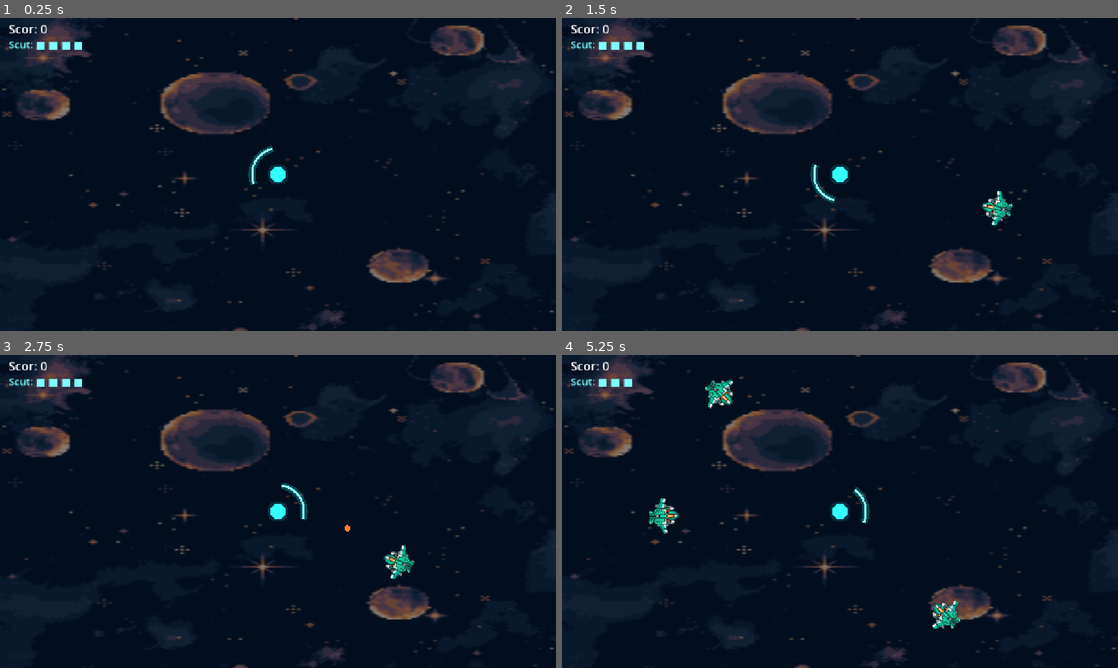
Above: before the commit, frames 1-4 (two rows, left to right).
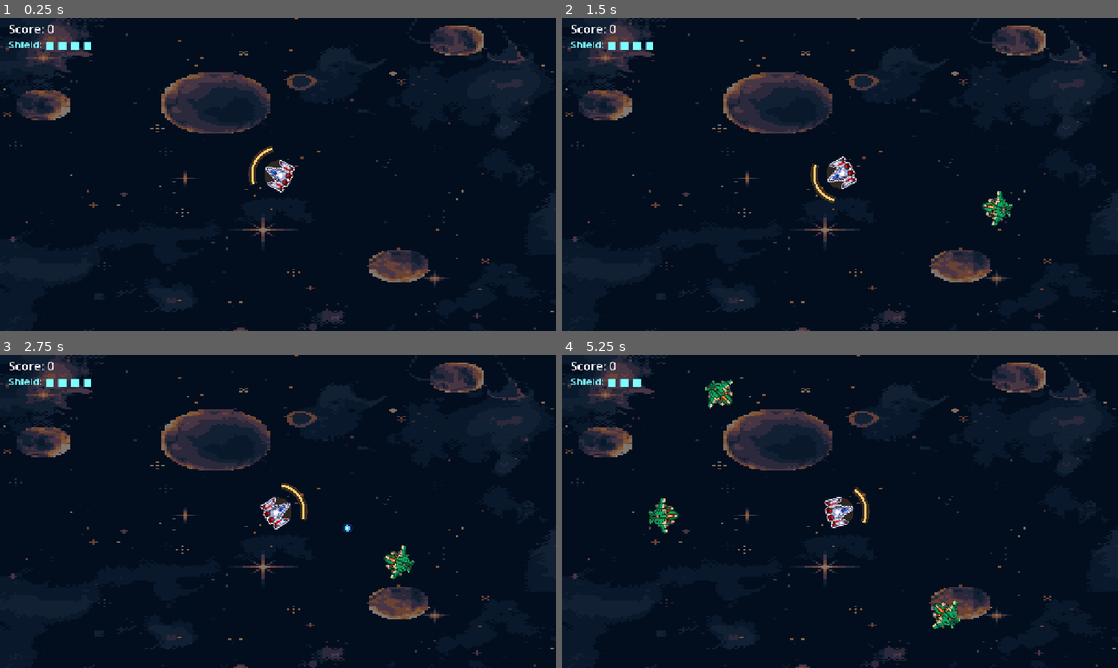
Above: after the commit, the same moments.

Repository: saracraciun10/hackaton
Game: Godot game, scene res://main.tscn
The game is run twice, just before and just after one commit, with the same random seed, the same clock (stepped at 60 frames per second) and the same inputs.
Inputs (mouse positions are in pixels of both pictures, inside the frame that each line leads up to):
- Up to frame 1 (0.25 s): no input
- Up to frame 2 (1.5 s): move the mouse to (962, 158) at 0.52 s; hold Right 0.53-1.28 s; hold R 0.53-1.28 s; move the mouse to (728, 190) at 1.27 s; hold Left from 1.28 s (still down); tap R at 1.35 s
- Up to frame 3 (2.75 s): move the mouse to (333, 442) at 2.02 s; release Left at 2.03 s; hold Right from 2.03 s (still down); hold R from 2.03 s (still down)
- Up to frame 4 (5.25 s): move the mouse to (812, 574) at 2.77 s; release R at 2.78 s; tap R at 2.85, 4.35 s; move the mouse to (1006, 558) at 3.52 s; release Right at 3.53 s; hold R 3.53-4.28 s; hold Left from 3.53 s (still down); move the mouse to (673, 464) at 4.27 s; move the mouse to (867, 511) at 5.02 s; hold R from 5.03 s (still down)

The runs differ from the first frame. In frame 1, 2.3% of the frame differs, in the area x 0-100%, y 0-100%; in frame 2, 2.5%; in frame 3, 2.6%; in frame 4, 3.1%.

Commit message:
update 4

Diff:
--- a/main.gd
+++ b/main.gd
@@ -7,18 +7,27 @@
 const ENEMY_RING := 300.0
 const MAX_ARC := 100.0   # grade, scutul complet
 const MIN_ARC := 30.0    # sub asta = game over
-
+const COL_PLAYER := Color(1.0, 0.85, 0.5)
+const COL_PLAYER_GLOW := Color(1.0, 0.6, 0.2, 0.18)
+const COL_SHIELD := Color(1.0, 0.82, 0.45)
+const COL_SHIELD_GLOW := Color(1.0, 0.55, 0.15, 0.25)
+const COL_BULLET := Color(0.3, 0.75, 1.0)
+const COL_BULLET_OUTLINE := Color(0.02, 0.05, 0.2)
+const COL_LASER := Color(1.0, 0.96, 0.75)
+const COL_LASER_GLOW := Color(1.0, 0.6, 0.2, 0.4)
+const COL_SHOCK := Color(1.0, 0.6, 0.25, 0.7)
+const COL_UI := Color(1.0, 0.92, 0.75)
 var center := Vector2(640, 360)
 var shield_angle := 0.0
 var shield_arc := deg_to_rad(MAX_ARC)
-
+const COL_GAMEOVER := Color(1.0, 0.85, 0.3)
 var enemies: Array = []   # {angle, dist, base_dist, shoot_t, stun}
 var bullets: Array = []   # {pos, vel, reflected}
 var score := 0
 var game_over := false
 var spawn_t := 1.0
 var time_alive := 0.0
-
+var player_tex: Texture2D = preload("res://assets/player.png")
 var shock_active := false
 var shock_r := 0.0
 var flash := 0.0
@@ -153,26 +162,30 @@
 func _draw() -> void:
 	draw_texture_rect(bg, Rect2(Vector2.ZERO, get_viewport_rect().size), false, Color(1, 1, 1, 0.5))
 	if flash > 0.0:
-		draw_rect(get_viewport_rect(), Color(1, 0.1, 0.1, flash * 0.25))
+		draw_rect(get_viewport_rect(), Color(1.0, 0.8, 0.3, flash * 0.25))
 
 	# unda de soc
 	if shock_active:
-		draw_arc(center, shock_r, 0, TAU, 96, Color(1, 0.5, 0.2, 0.7), 4.0)
+		draw_arc(center, shock_r, 0, TAU, 96, COL_SHOCK, 4.0)
 
 	# jucator
-	draw_circle(center, PLAYER_R + 6.0, Color(0.1, 0.9, 1.0, 0.15))
-	draw_circle(center, PLAYER_R, Color(0.2, 1.0, 1.0))
+	# jucator (nava)
+	draw_circle(center, PLAYER_R + 14.0, COL_PLAYER_GLOW)   # lumina din jurul navei (optional)
+	var ship_ang: float = shield_angle + PI / 2.0
+	draw_set_transform(center, ship_ang, Vector2(0.6, 0.6))
+	draw_texture(player_tex, -player_tex.get_size() / 2.0)
+	draw_set_transform(Vector2.ZERO, 0.0, Vector2.ONE)
 
 	# scut (cu "glow")
 	var a0: float = shield_angle - shield_arc / 2.0
 	var a1: float = shield_angle + shield_arc / 2.0
-	draw_arc(center, SHIELD_R, a0, a1, 32, Color(0.0, 1.0, 1.0, 0.25), 16.0)
-	draw_arc(center, SHIELD_R, a0, a1, 32, Color(0.6, 1.0, 1.0), 5.0)
+	draw_arc(center, SHIELD_R, a0, a1, 32, COL_SHIELD_GLOW, 16.0)
+	draw_arc(center, SHIELD_R, a0, a1, 32,COL_SHIELD, 5.0)
 
 	# inamici (romburi magenta)
 	for e in enemies:
 		var p: Vector2 = center + Vector2.from_angle(e["angle"]) * e["dist"]
-		var tint := Color.WHITE
+		var tint := Color(1.0, 0.8, 0.6)
 		if e["stun"] > 0.0:
 			tint = Color(0.5, 0.5, 0.5)   # gri cand e amortit de unda de soc
 		# rotim nava cu fata spre jucator
@@ -185,21 +198,24 @@
 	for b in bullets:
 		if b["reflected"]:
 			var tail: Vector2 = b["pos"] - b["vel"].normalized() * 60.0
-			draw_line(tail, b["pos"], Color(1, 1, 0.4, 0.4), 12.0)
-			draw_line(tail, b["pos"], Color(1, 1, 1), 5.0)
+			draw_line(tail, b["pos"], COL_LASER_GLOW, 12.0)
+			draw_line(tail, b["pos"], COL_LASER, 5.0)
 		else:
-			draw_circle(b["pos"], 7.0, Color(1.0, 0.5, 0.2))
+			draw_circle(b["pos"], 11.0, Color(0.3, 0.75, 1.0, 0.25))   # glow
+			draw_circle(b["pos"], 9.0, COL_BULLET_OUTLINE)
+			draw_circle(b["pos"], 7.0, COL_BULLET)
+			draw_circle(b["pos"], 3.0, Color(0.9, 1.0, 1.0))           # miez luminos
 
 	# interfata
 	var font: Font = ThemeDB.fallback_font
-	draw_string(font, Vector2(20, 36), "Scor: %d" % score, HORIZONTAL_ALIGNMENT_LEFT, -1, 28, Color.WHITE)
+	draw_string(font, Vector2(20, 36), "Score: %d" % score, HORIZONTAL_ALIGNMENT_LEFT, -1, 28, Color.WHITE)
 	var lives: int = int((rad_to_deg(shield_arc) - MIN_ARC) / 18.0) + 1
-	draw_string(font, Vector2(20, 70), "Scut: " + "■ ".repeat(maxi(lives, 0)), HORIZONTAL_ALIGNMENT_LEFT, -1, 24, Color(0.5, 1, 1))
+	draw_string(font, Vector2(20, 70), "Shield: " + "■ ".repeat(maxi(lives, 0)), HORIZONTAL_ALIGNMENT_LEFT, -1, 24, Color(0.5, 1, 1))
 
 	if game_over:
 		var sz: Vector2 = get_viewport_rect().size
-		draw_string(font, Vector2(0, sz.y / 2 - 20), "GAME OVER", HORIZONTAL_ALIGNMENT_CENTER, sz.x, 64, Color(1, 0.3, 0.3))
-		draw_string(font, Vector2(0, sz.y / 2 + 30), "Scor final: %d  -  apasa R pentru restart" % score, HORIZONTAL_ALIGNMENT_CENTER, sz.x, 28, Color.WHITE)
+		draw_string(font, Vector2(0, sz.y / 2 - 20), "GAME OVER", HORIZONTAL_ALIGNMENT_CENTER, sz.x, 64, COL_GAMEOVER)
+		draw_string(font, Vector2(0, sz.y / 2 + 30), "Final score: %d  -  Press R to restart" % score, HORIZONTAL_ALIGNMENT_CENTER, sz.x, 28, Color.WHITE)
 
 
 # --- FUNCTIILE DE LEGATURA CU QUIZMANAGER ---
--- a/project.godot
+++ b/project.godot
@@ -22,8 +22,12 @@
 
 window/size/viewport_width=1280
 window/size/viewport_height=720
+window/size/window_width_override=1600
+window/size/window_height_override=900
+window/hdr/request_hdr_output=true
 window/stretch/mode="canvas_items"
 
 [rendering]
 
+textures/canvas_textures/default_texture_filter=0
 environment/defaults/default_clear_color=Color(0.02, 0.02, 0.07, 1)
--- a/questions.gd
+++ b/questions.gd
@@ -28,7 +28,7 @@
 func _ready() -> void:
 	# IMPORTANT: Permite acestui meniu să funcționeze chiar și când jocul este pus pe pauză!
 	process_mode = Node.PROCESS_MODE_ALWAYS
-
+	stilizeaza_ui()
 	submit_button.pressed.connect(check_answer)
 	answer_input.text_submitted.connect(_on_text_submitted)
 	revive_button.pressed.connect(_on_revive_pressed)
@@ -38,6 +38,8 @@
 	ascunde_tot()
 
 func ascunde_tot() -> void:
+	if dim:
+		dim.hide()
 	question_label.hide()
 	answer_input.hide()
 	submit_button.hide()
@@ -47,8 +49,8 @@
 # 1. Această funcție se apelează din main.gd când moare jucătorul
 func arata_optiune_bounce_back() -> void:
 	get_tree().paused = true # Punem inamicii pe pauză cât timp jucătorul alege
-
-	question_label.text = "Scutul a fost distrus! Ce alegi?"
+	dim.show()
+	question_label.text = "The shield was destroyed. What do you choose?"
 	question_label.show()
 	revive_button.show()
 	game_over_button.show()
@@ -106,3 +108,74 @@
 		ascunde_tot()
 		get_tree().paused = false
 		joc_terminat_definitiv.emit()
+	var hbox := HBoxContainer.new()
+var dim: ColorRect   # fundalul întunecat din spatele meniului
+
+func stilizeaza_ui() -> void:
+	var bold_font := FontVariation.new()
+	bold_font.base_font = ThemeDB.fallback_font
+	bold_font.variation_embolden = 0.8
+
+	# strat separat, deasupra jocului
+	var layer := CanvasLayer.new()
+	layer.layer = 10
+	add_child(layer)
+
+	# fundal întunecat, ca textul să se citească bine
+	dim = ColorRect.new()
+	dim.color = Color(0.03, 0.02, 0.08, 0.7)
+	dim.set_anchors_preset(Control.PRESET_FULL_RECT)
+	layer.add_child(dim)
+
+	# containerul care centrează tot ce e în el
+	var center_box := CenterContainer.new()
+	center_box.set_anchors_preset(Control.PRESET_FULL_RECT)
+	layer.add_child(center_box)
+
+	var vbox := VBoxContainer.new()
+	vbox.custom_minimum_size = Vector2(900, 0)
+	vbox.add_theme_constant_override("separation", 28)
+	center_box.add_child(vbox)
+
+	# --- întrebarea ---
+	question_label.reparent(vbox)
+	question_label.add_theme_font_override("font", bold_font)
+	question_label.add_theme_font_size_override("font_size", 44)
+	question_label.add_theme_color_override("font_color", Color(1.0, 0.92, 0.75))
+	question_label.add_theme_color_override("font_outline_color", Color(0.05, 0.02, 0.1))
+	question_label.add_theme_constant_override("outline_size", 8)
+	question_label.horizontal_alignment = HORIZONTAL_ALIGNMENT_CENTER
+	question_label.autowrap_mode = TextServer.AUTOWRAP_WORD_SMART
+
+	# --- câmpul de răspuns ---
+	answer_input.reparent(vbox)
+	answer_input.add_theme_font_override("font", bold_font)
+	answer_input.add_theme_font_size_override("font_size", 34)
+	answer_input.alignment = HORIZONTAL_ALIGNMENT_CENTER
+	answer_input.placeholder_text = "Type your answer..."
+	answer_input.custom_minimum_size = Vector2(600, 70)
+	answer_input.size_flags_horizontal = Control.SIZE_SHRINK_CENTER
+
+	# --- butonul Send ---
+	submit_button.reparent(vbox)
+	submit_button.text = "Send"
+	submit_button.custom_minimum_size = Vector2(300, 80)
+	submit_button.size_flags_horizontal = Control.SIZE_SHRINK_CENTER
+
+	# --- cele două butoane de alegere, unul lângă altul ---
+	var hbox := HBoxContainer.new()
+	hbox.alignment = BoxContainer.ALIGNMENT_CENTER
+	hbox.add_theme_constant_override("separation", 40)
+	vbox.add_child(hbox)
+
+	revive_button.reparent(hbox)
+	revive_button.text = "Answer a question\nfor another life"
+	game_over_button.reparent(hbox)
+	game_over_button.text = "Give up"
+
+	revive_button.custom_minimum_size = Vector2(380, 100)
+	game_over_button.custom_minimum_size = Vector2(380, 100)
+
+	for b in [submit_button, revive_button, game_over_button]:
+		b.add_theme_font_override("font", bold_font)
+		b.add_theme_font_size_override("font_size", 32)
Binary file added: assets/player.png
Not shown, added: assets/player.png.import
Not shown: 1 places in main.tscn that only renumber resources
